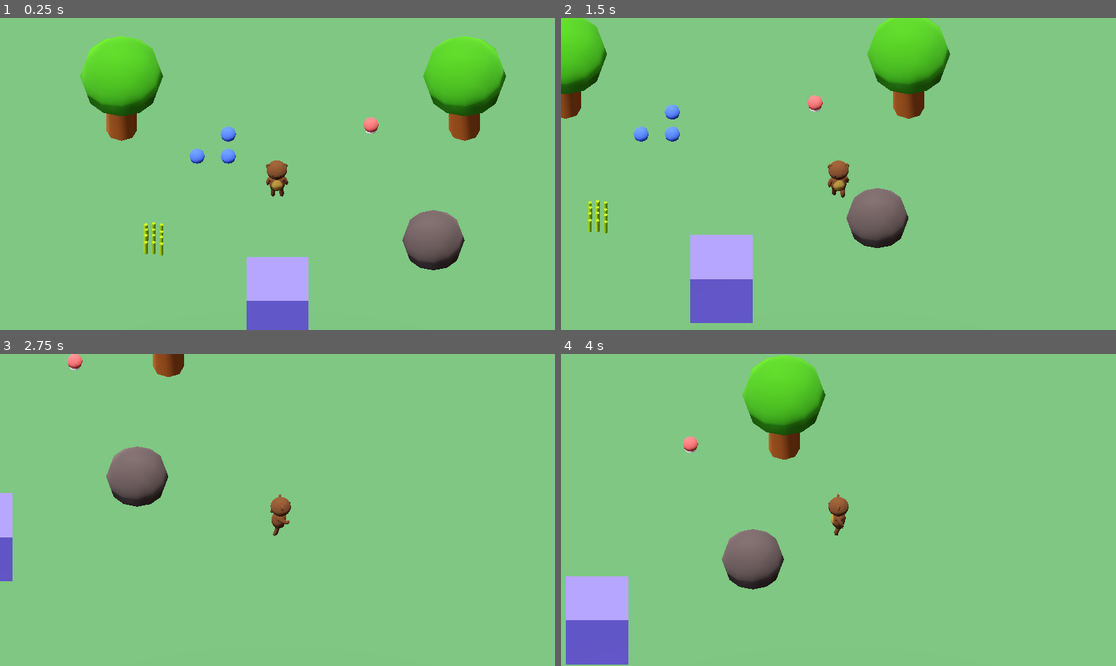
Above: before the commit, frames 1-4 (two rows, left to right).
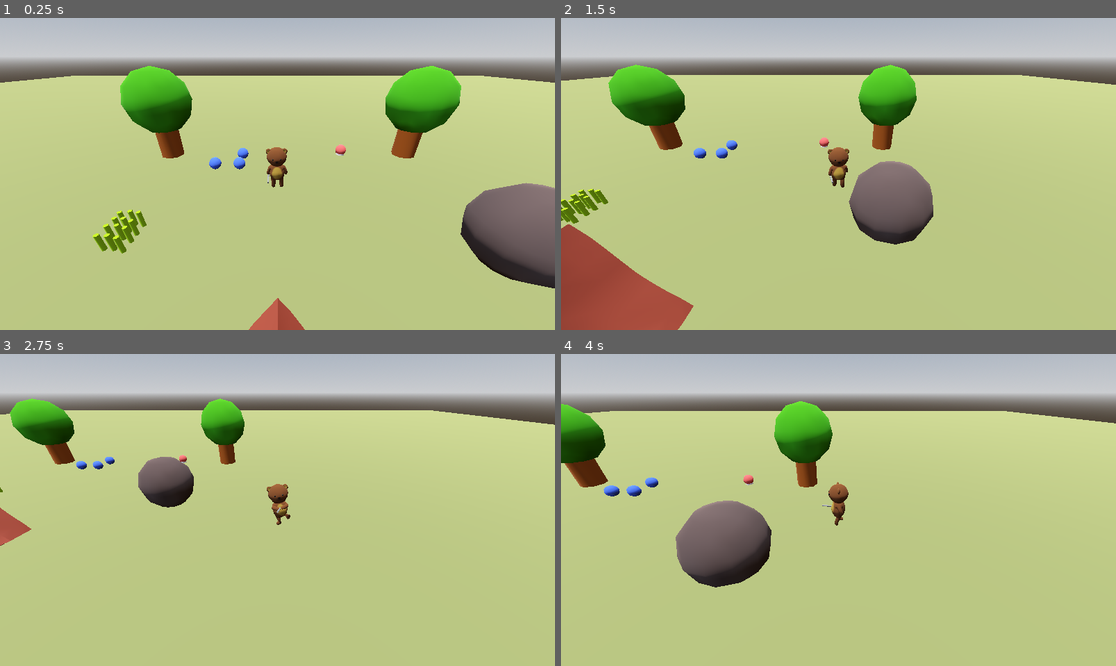
Above: after the commit, the same moments.

Repository: CodeRecode/gdwild85
Game: Godot game, scene res://world.tscn
The game is run twice, just before and just after one commit, with the same random seed, the same clock (stepped at 60 frames per second) and the same inputs.
Inputs:
- Up to frame 1 (0.25 s): no input
- Up to frame 2 (1.5 s): hold Right (move_right) 0.53-1.28 s; tap Space (interact) at 0.6, 1.35 s; hold S (move_down) from 1.28 s (still down)
- Up to frame 3 (2.75 s): release S (move_down) at 2.03 s; hold Right (move_right) from 2.03 s (still down); hold Shift (run_modifier) from 2.03 s (still down); tap Space (interact) at 2.3 s
- Up to frame 4 (4 s): release Right (move_right) at 2.78 s; release Shift (run_modifier) at 2.78 s; hold W (move_up) 2.78-3.53 s; tap Space (interact) at 2.85, 3.6 s; hold A (move_left) from 3.53 s (still down)

The runs differ from the first frame. In frame 1, 99% of the frame differs, in the area x 0-100%, y 0-100%; in frame 2, 99%; in frame 3, 99%; in frame 4, 100%.

Commit message:
Tent, chop, and camera changes

Diff:
--- a/buildings/player_tent/player_tent.tscn
+++ b/buildings/player_tent/player_tent.tscn
@@ -1,10 +1,17 @@
-[gd_scene load_steps=2 format=3 uid="uid://b88vy6q3iaksw"]
+[gd_scene load_steps=3 format=3 uid="uid://b88vy6q3iaksw"]
 
-[sub_resource type="StandardMaterial3D" id="StandardMaterial3D_fj7yv"]
-albedo_color = Color(0.514667, 0.44, 1, 1)
+[ext_resource type="PackedScene" uid="uid://crtqhftgga4pi" path="res://art/tent.glb" id="1_n4o6g"]
 
-[node name="PlayerTent" type="CSGBox3D"]
-use_collision = true
-collision_mask = 0
-size = Vector3(2, 2, 2)
-material = SubResource("StandardMaterial3D_fj7yv")
+[sub_resource type="BoxShape3D" id="BoxShape3D_n4o6g"]
+size = Vector3(2.00452, 1.91354, 2.30878)
+
+[node name="Node3D" type="Node3D"]
+
+[node name="tent" parent="." instance=ExtResource("1_n4o6g")]
+transform = Transform3D(0.33, 0, 0, 0, 0.33, 0, 0, 0, 0.33, 0, 0, 0)
+
+[node name="StaticBody3D" type="StaticBody3D" parent="."]
+
+[node name="CollisionShape3D" type="CollisionShape3D" parent="StaticBody3D"]
+transform = Transform3D(1, 0, 0, 0, 1, 0, 0, 0, 1, -0.0379963, 0.831711, 0.00564575)
+shape = SubResource("BoxShape3D_n4o6g")
--- a/characters/player/player.gd
+++ b/characters/player/player.gd
@@ -9,6 +9,7 @@
 }
 
 @onready var animalchar: Node3D = $animalchar
+@onready var animation_tree: AnimationTree = $AnimationTree
 
 const SPEED = 5.0
 
@@ -82,6 +83,7 @@
 	if Input.is_action_just_pressed("interact"):
 		var gathered_resources: Dictionary = detected_resource_node.gather_resource(1)
 		_add_resources_to_inventory(gathered_resources)
+		animation_tree["parameters/playback"].travel("Chop")
 
 
 func _add_resources_to_inventory(resources: Dictionary) -> void:
--- a/characters/player/player.tscn
+++ b/characters/player/player.tscn
@@ -9,6 +9,10 @@
 albedo_color = Color(1, 0.6425, 0.35, 1)
 
 [sub_resource type="CapsuleMesh" id="CapsuleMesh_tlwt5"]
+
+[sub_resource type="CylinderMesh" id="CylinderMesh_xxgcw"]
+top_radius = 0.1
+bottom_radius = 0.1
 
 [sub_resource type="AnimationNodeAnimation" id="AnimationNodeAnimation_xxgcw"]
 animation = &"Chop"
@@ -21,6 +25,9 @@
 
 [sub_resource type="AnimationNodeAnimation" id="AnimationNodeAnimation_ixbpm"]
 animation = &"Walk"
+
+[sub_resource type="AnimationNodeAnimation" id="AnimationNodeAnimation_c6leb"]
+animation = &"Wave"
 
 [sub_resource type="AnimationNodeStateMachineTransition" id="AnimationNodeStateMachineTransition_c6leb"]
 advance_mode = 2
@@ -49,6 +56,14 @@
 advance_mode = 2
 advance_expression = "running"
 
+[sub_resource type="AnimationNodeStateMachineTransition" id="AnimationNodeStateMachineTransition_rpf03"]
+switch_mode = 2
+advance_mode = 2
+
+[sub_resource type="AnimationNodeStateMachineTransition" id="AnimationNodeStateMachineTransition_x5dtk"]
+switch_mode = 2
+advance_mode = 2
+
 [sub_resource type="AnimationNodeStateMachine" id="AnimationNodeStateMachine_idpv6"]
 states/Chop/node = SubResource("AnimationNodeAnimation_xxgcw")
 states/Chop/position = Vector2(389, 220)
@@ -59,8 +74,10 @@
 states/Start/position = Vector2(162, 100)
 states/Walk/node = SubResource("AnimationNodeAnimation_ixbpm")
 states/Walk/position = Vector2(564, 178)
-transitions = ["Start", "Idle", SubResource("AnimationNodeStateMachineTransition_c6leb"), "Idle", "Walk", SubResource("AnimationNodeStateMachineTransition_dirf7"), "Walk", "Run", SubResource("AnimationNodeStateMachineTransition_xxgcw"), "Run", "Idle", SubResource("AnimationNodeStateMachineTransition_exd8k"), "Run", "Walk", SubResource("AnimationNodeStateMachineTransition_5dc8e"), "Walk", "Idle", SubResource("AnimationNodeStateMachineTransition_ixbpm"), "Idle", "Run", SubResource("AnimationNodeStateMachineTransition_idpv6")]
-graph_offset = Vector2(-229, -140)
+states/Wave/node = SubResource("AnimationNodeAnimation_c6leb")
+states/Wave/position = Vector2(381, -64)
+transitions = ["Start", "Idle", SubResource("AnimationNodeStateMachineTransition_c6leb"), "Idle", "Walk", SubResource("AnimationNodeStateMachineTransition_dirf7"), "Walk", "Run", SubResource("AnimationNodeStateMachineTransition_xxgcw"), "Run", "Idle", SubResource("AnimationNodeStateMachineTransition_exd8k"), "Run", "Walk", SubResource("AnimationNodeStateMachineTransition_5dc8e"), "Walk", "Idle", SubResource("AnimationNodeStateMachineTransition_ixbpm"), "Idle", "Run", SubResource("AnimationNodeStateMachineTransition_idpv6"), "Chop", "Idle", SubResource("AnimationNodeStateMachineTransition_rpf03"), "Wave", "Idle", SubResource("AnimationNodeStateMachineTransition_x5dtk")]
+graph_offset = Vector2(-311, -204)
 
 [sub_resource type="CylinderShape3D" id="CylinderShape3D_508ok"]
 
@@ -73,8 +90,7 @@
 debug_color = Color(0.843137, 0.34902, 0.407843, 0.862745)
 
 [node name="Camera3D" type="Camera3D" parent="."]
-transform = Transform3D(1, 0, 0, 0, 0.707107, 0.707107, 0, -0.707107, 0.707107, 0, 20, 20)
-projection = 1
+transform = Transform3D(1, 0, 0, 0, 0.866026, 0.5, 0, -0.5, 0.866026, 0, 3, 6)
 size = 10.0
 
 [node name="MeshInstance3D" type="MeshInstance3D" parent="."]
@@ -86,11 +102,11 @@
 transform = Transform3D(0.25, 0, 0, 0, 0.25, 0, 0, 0, 0.25, 0, -1, 0)
 
 [node name="Skeleton3D" parent="animalchar/Armature" index="0"]
-bones/1/position = Vector3(-0.00951142, 1.41441, 0)
+bones/1/position = Vector3(-0.0833007, 1.41441, 0)
 bones/1/rotation = Quaternion(-0.707107, 0, 0, 0.707107)
-bones/2/rotation = Quaternion(0.706484, -0.000415013, 0.000479368, 0.707729)
-bones/4/rotation = Quaternion(-0.000260159, 3.32985e-06, 4.62774e-05, 1)
-bones/5/rotation = Quaternion(-0.00271623, 0.000140612, 0.00195253, 0.999994)
+bones/2/rotation = Quaternion(0.706529, -0.00363103, 0.00419408, 0.707662)
+bones/4/rotation = Quaternion(-0.000173379, 5.74271e-05, 0.000798107, 1)
+bones/5/rotation = Quaternion(-0.00247264, 0.00123018, 0.0170951, 0.99985)
 bones/6/rotation = Quaternion(-0.205954, 0.0476917, -0.76801, 0.60454)
 bones/7/position = Vector3(-0.118206, 0.862694, 0.116804)
 bones/7/rotation = Quaternion(0.0266705, 0.185064, -0.449121, 0.873688)
@@ -99,13 +115,24 @@
 bones/10/position = Vector3(0.118206, 0.862694, 0.116804)
 bones/10/rotation = Quaternion(0.0266705, -0.185064, 0.449121, 0.873688)
 bones/11/rotation = Quaternion(0.0249591, -0.0439738, 0.199483, 0.978596)
-bones/12/rotation = Quaternion(0.0835974, -0.00123801, -0.515194, 0.852986)
-bones/13/rotation = Quaternion(0.850779, 0.515545, 0.00116802, 0.101918)
-bones/14/rotation = Quaternion(0.0395623, -0.000204359, -0.0016969, 0.999216)
-bones/16/rotation = Quaternion(0.852854, -0.510594, -0.010023, 0.108782)
-bones/17/rotation = Quaternion(0.0603713, 0.000223544, 0.00221459, 0.998174)
-bones/19/position = Vector3(0.575712, 0.737437, 1.18014)
-bones/19/rotation = Quaternion(0.0157379, 0.703302, 0.710546, -0.0155774)
+bones/12/rotation = Quaternion(0.686783, -4.07164e-08, 0.128772, 0.715365)
+bones/13/rotation = Quaternion(0.0835974, -0.00123801, -0.515194, 0.852986)
+bones/14/rotation = Quaternion(0.840166, 0.533603, -0.0220617, 0.0943483)
+bones/15/rotation = Quaternion(0.00280561, -0.00020452, -0.000120336, 0.999996)
+bones/17/rotation = Quaternion(0.862748, -0.491693, -0.0308178, 0.113819)
+bones/18/rotation = Quaternion(0.0884812, 0.000285874, 0.00220741, 0.996075)
+bones/20/position = Vector3(0.575712, 0.737437, 1.18014)
+bones/20/rotation = Quaternion(0.0157379, 0.703302, 0.710546, -0.0155774)
+
+[node name="BoneAttachment3D" type="BoneAttachment3D" parent="animalchar/Armature/Skeleton3D" index="3"]
+transform = Transform3D(-0.956131, 0.181943, -0.229585, -0.240538, -0.0403076, 0.969803, 0.167194, 0.982482, 0.0823034, -1.29563, 2.0925, 0.0290475)
+rotation_edit_mode = 1
+bone_name = "Attatch"
+bone_idx = 12
+
+[node name="ToolNode" type="MeshInstance3D" parent="animalchar/Armature/Skeleton3D/BoneAttachment3D"]
+transform = Transform3D(0.979575, 0.201078, -1.86265e-09, -0.200802, 0.978233, 0.0523359, 0.0105236, -0.051267, 0.99863, 0.103015, 0.800615, 0.0233428)
+mesh = SubResource("CylinderMesh_xxgcw")
 
 [node name="AnimationTree" type="AnimationTree" parent="."]
 root_node = NodePath("../animalchar")
--- a/world.tscn
+++ b/world.tscn
@@ -24,7 +24,7 @@
 tonemap_mode = 2
 
 [sub_resource type="StandardMaterial3D" id="StandardMaterial3D_f3sb7"]
-albedo_color = Color(0.330027, 0.56, 0.3136, 1)
+albedo_color = Color(0.527147, 0.56, 0.3136, 1)
 
 [sub_resource type="WorldBoundaryShape3D" id="WorldBoundaryShape3D_f3sb7"]
 
@@ -45,7 +45,7 @@
 transform = Transform3D(0.926371, 0.332954, -0.176009, 0.141705, 0.124851, 0.982004, 0.348937, -0.934641, 0.0684767, 0, 21.6222, 0)
 
 [node name="CharacterBody3D" parent="." instance=ExtResource("1_f3sb7")]
-transform = Transform3D(1, 0, 0, 0, 1, 0, 0, 0, 1, 0, 1, 0)
+transform = Transform3D(1, 0, 0, 0, 1, 0, 0, 0, 1, -0.00266743, 1.06952, -0.0452547)
 
 [node name="WorldBoundaryPrep" type="StaticBody3D" parent="."]
 transform = Transform3D(6, 0, 0, 0, -2.62268e-07, -6, 0, 6, -2.62268e-07, 0, 0, -45)
@@ -56,7 +56,7 @@
 debug_color = Color(0.966121, 0, 0.482495, 0.42)
 
 [node name="PlayerTent" parent="." instance=ExtResource("3_aqk2v")]
-transform = Transform3D(1, 0, 0, 0, 1, 0, 0, 0, 1, 0, 1.23914, 6)
+transform = Transform3D(1, 0, 0, 0, 1, 0, 0, 0, 1, 0, 0.203977, 6)
 
 [node name="GenericObstacle2" parent="." instance=ExtResource("4_aqk2v")]
 transform = Transform3D(1, 0, 0, 0, 1, 0, 0, 0, 1, -5, 1, -3)
Binary file changed: art/bear.glb
Binary file added: art/tent.glb
Not shown, added: art/tent.glb.import
Binary file added: art/tent_BearText.png
Not shown, added: art/tent_BearText.png.import
Not shown: 1 places in characters/player/player.tscn that only renumber resources
